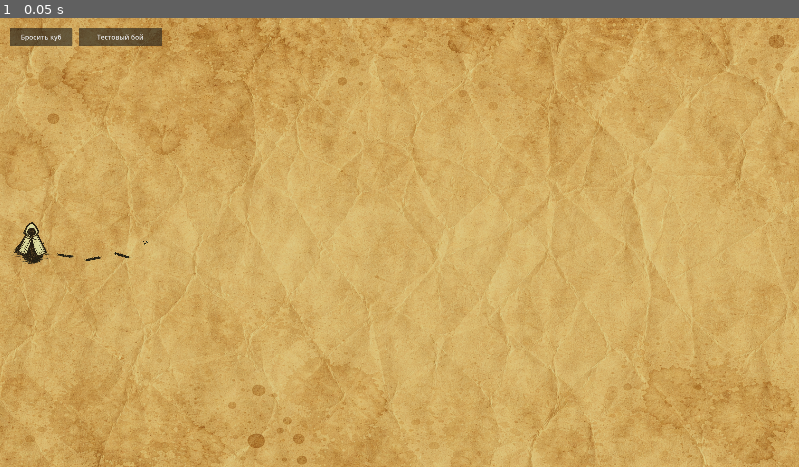
Above: before the commit, frame 1.
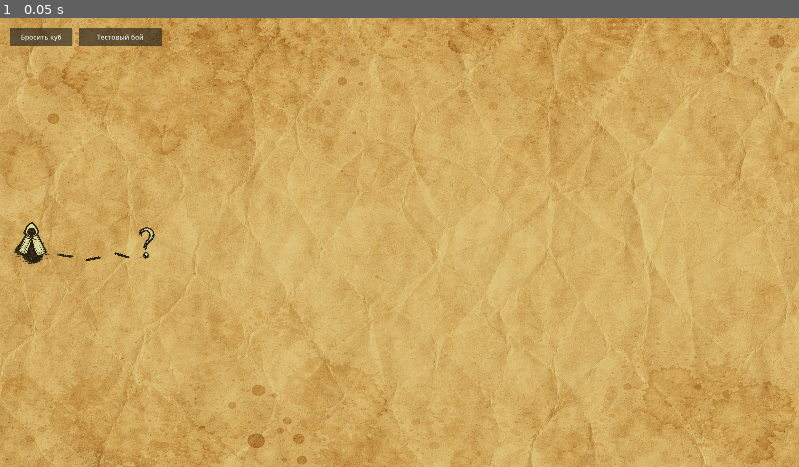
Above: after the commit, the same moment.

Repository: olegbogai-web/dicegame
Game: Godot game, scene res://scenes/global_map_room.tscn
Same seed, same stepped clock (60 frames per second), same inputs: the game is played once before the commit and once after it.
Inputs:
- Up to frame 1 (0.05 s): no input

The runs differ from the first frame. In frame 1, less than 0.1% of the frame differs, in the area x 17-20%, y 46-54%.

Commit message:
добавил коече

Diff:
--- a/scenes/global_map_room.tscn
+++ b/scenes/global_map_room.tscn
@@ -17,13 +17,13 @@
 transparency = 1
 albedo_texture = ExtResource("2_vux7t")
 
+[sub_resource type="StandardMaterial3D" id="StandardMaterial3D_uqttp"]
+transparency = 1
+albedo_texture = ExtResource("4_f4nsl")
+
 [sub_resource type="StandardMaterial3D" id="StandardMaterial3D_oecmp"]
 transparency = 1
 albedo_texture = ExtResource("3_aqsb5")
-
-[sub_resource type="StandardMaterial3D" id="StandardMaterial3D_uqttp"]
-transparency = 1
-albedo_texture = ExtResource("4_f4nsl")
 
 [sub_resource type="StandardMaterial3D" id="StandardMaterial3D_f4nsl"]
 transparency = 1
@@ -46,18 +46,18 @@
 transform = Transform3D(1, 0, 0, 0, -4.371139e-08, 1, 0, -1, -4.371139e-08, 0, 84.3, 0)
 fov = 12.0
 
-[node name="dash" type="MeshInstance3D" parent="." unique_id=1147296881]
-transform = Transform3D(0.39157063, 0, -0.05466498, 0, 0.85, 0, 0.06442394, 0, 0.33225536, -13.1899395, 0.01, 0.47136393)
-material_override = SubResource("StandardMaterial3D_oecmp")
-mesh = SubResource("PlaneMesh_5qcje")
-
 [node name="event_icon" type="MeshInstance3D" parent="." unique_id=870975301]
-transform = Transform3D(0.19819084, 0, 0, 0, 0.85, 0, 0, 0, 0.095808975, -10.044104, 0.01, 0.017569304)
+transform = Transform3D(0.5743785, 0, 0, 0, 0.85, 0, 0, 0, 0.6565916, -10.044104, 0.01, 0.017569304)
 material_override = SubResource("StandardMaterial3D_uqttp")
 mesh = SubResource("PlaneMesh_5qcje")
 
 [node name="board" parent="." unique_id=1670483730 instance=ExtResource("5_isgup")]
 transform = Transform3D(4.1566563, 0, 0, 0, 10.717996, 0, 0, 0, 4.4277115, 0, -0.15004885, 0)
+
+[node name="dash" type="MeshInstance3D" parent="." unique_id=1147296881]
+transform = Transform3D(0.39157063, 0, -0.05466498, 0, 0.85, 0, 0.06442394, 0, 0.33225536, -13.1899395, 0.01, 0.47136393)
+material_override = SubResource("StandardMaterial3D_oecmp")
+mesh = SubResource("PlaneMesh_5qcje")
 
 [node name="dash2" type="MeshInstance3D" parent="." unique_id=2006677491]
 transform = Transform3D(0.38952416, 0, 0.06433617, 0, 0.85, 0, -0.07582166, 0, 0.33051893, -12.105691, 0.01, 0.59302443)
